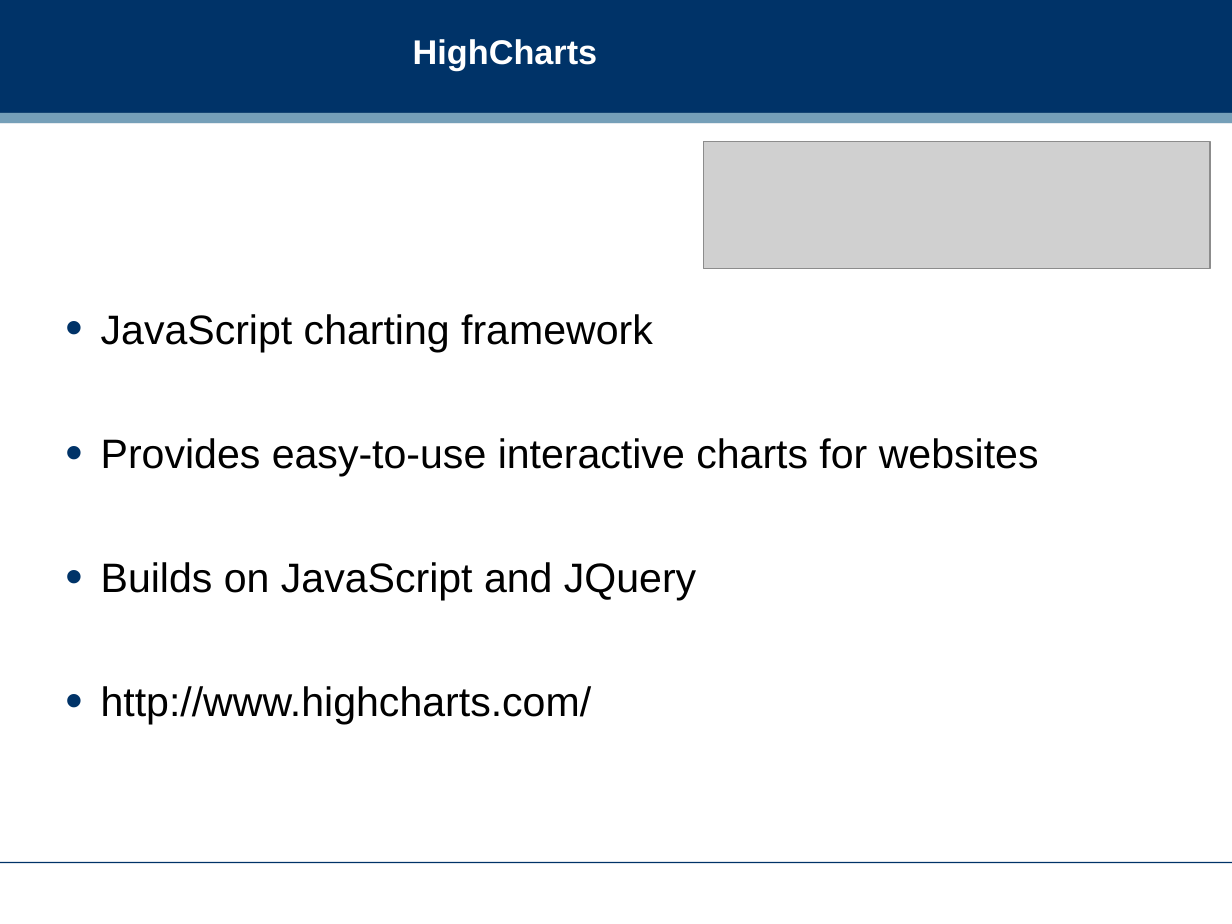
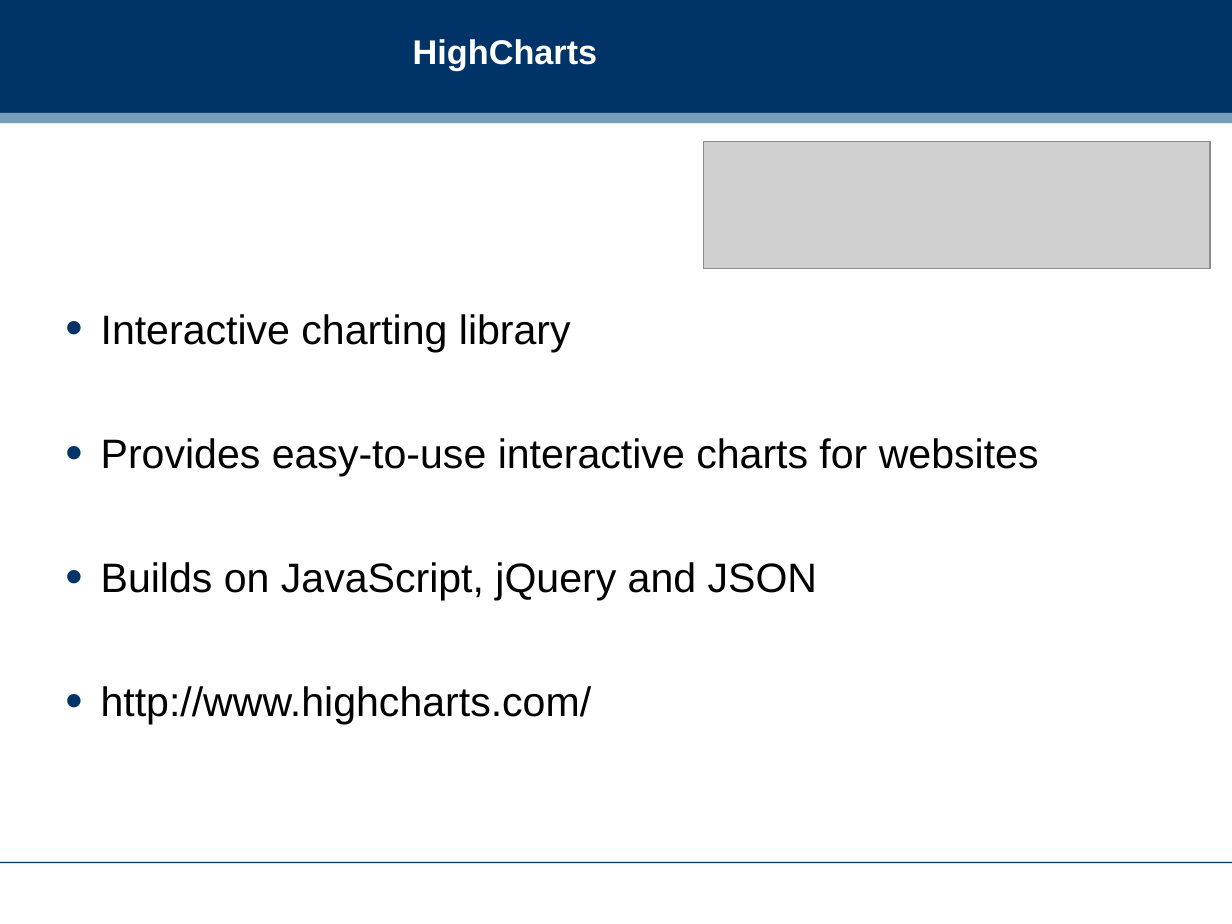
Before and after one commit to dreamind/ix, a slide deck: slide 18 of lectures/interactive/interactivity2.ppt (slide 21 before the commit). Drawn at 1232x924 pixels with LibreOffice and Linux fonts; fonts in the diff are those of the drawing; grey boxes stand for pictures; background and template pictures are left out. Boxes give left, top, right and bottom in pixels: in the first picture for what was removed or moved away, otherwise in the second. Text is boxed around its words. In the diff, an @@ line names an element or a change of style, - is before the commit and + after.

```diff
--- a/lectures/interactive/interactivity2.ppt
+++ b/lectures/interactive/interactivity2.ppt
@@ text at (101,314,571,352): text changed @@
-• JavaScript charting framework
+• Interactive charting library
@@ text at (101,562,817,601): text changed @@
-• Builds on JavaScript and JQuery
+• Builds on JavaScript, jQuery and JSON
```
Also in this commit, not shown: 10 other slides changed, 13 slides added, 12 slides removed, 1 other file.
